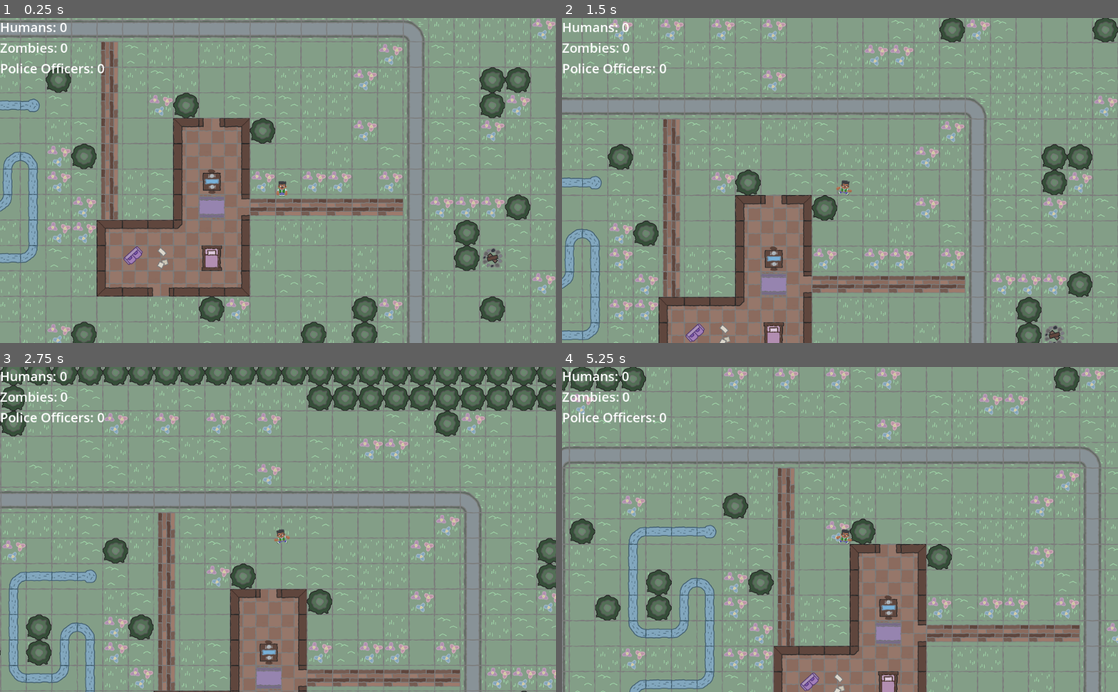
Above: before the commit, frames 1-4 (two rows, left to right).
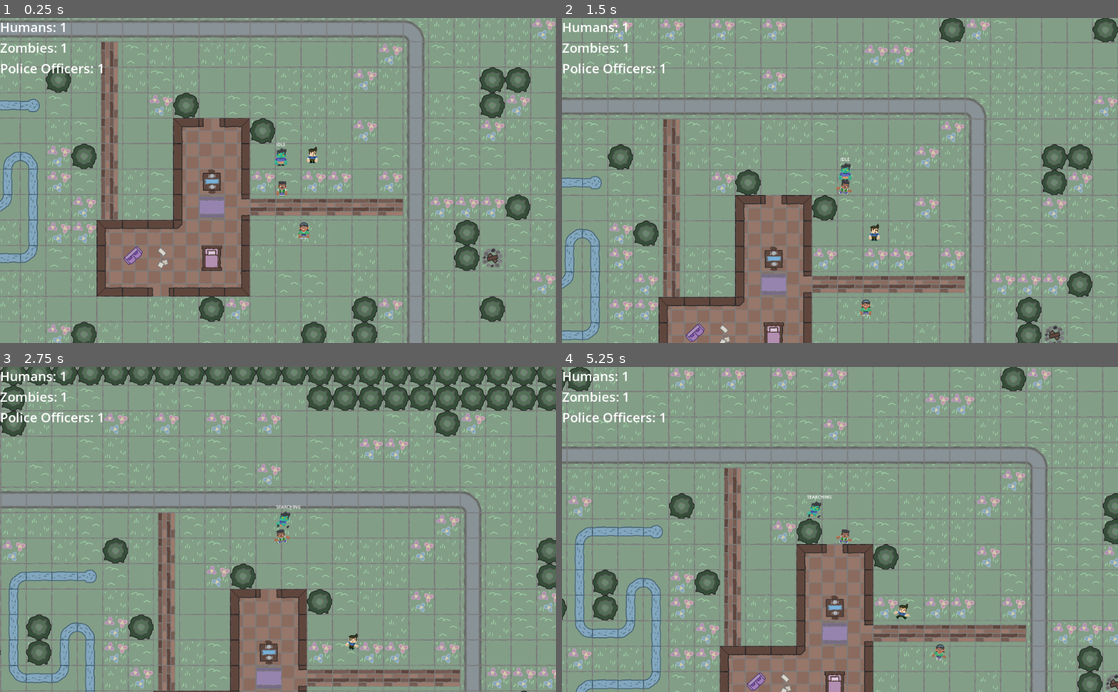
Above: after the commit, the same moments.

Repository: padraik/JamSepticEye
Game: Godot game, scene res://scenes/main.tscn
Same seed, same stepped clock (60 frames per second), same inputs: the game is played once before the commit and once after it.
Inputs:
- Up to frame 1 (0.25 s): no input
- Up to frame 2 (1.5 s): tap Enter (ui_accept) at 0.5, 0.77 s; hold W (move_up) from 0.53 s (still down)
- Up to frame 3 (2.75 s): tap Enter (ui_accept) at 1.52 s; release W (move_up) at 2.03 s; hold A (move_left) from 2.03 s (still down)
- Up to frame 4 (5.25 s): tap Enter (ui_accept) at 3.02, 3.77, 4.52 s; release A (move_left) at 3.53 s; hold S (move_down) 3.53-4.28 s; hold D (move_right) 4.28-5.03 s; hold W (move_up) from 5.03 s (still down)

The runs differ from the first frame. In frame 1, 0.3% of the frame differs, in the area x 10-58%, y 1-68%; in frame 2, 0.3%; in frame 3, 0.3%; in frame 4, 35%, in the area x 0-100%, y 0-100%.

Commit message:
Added Character Sprites

Diff:
--- a/scenes/human.tscn
+++ b/scenes/human.tscn
@@ -1,26 +1,87 @@
-[gd_scene load_steps=5 format=3 uid="uid://d1c2b3a4e5f6"]
+[gd_scene load_steps=12 format=3 uid="uid://d1c2b3a4e5f6"]
 
-[ext_resource type="Script" path="res://scripts/human.gd" id="1_ghijk"]
-[ext_resource type="Texture2D" path="res://icon.svg" id="2_lmnop"]
+[ext_resource type="Script" uid="uid://c4s8sg4f7vsw1" path="res://scripts/human.gd" id="1_ghijk"]
+[ext_resource type="Texture2D" uid="uid://cpd245bqvf4o4" path="res://assets/human-1-spritesheet.png" id="2_human_sprite"]
+
+[sub_resource type="AtlasTexture" id="AtlasTexture_cwf78"]
+atlas = ExtResource("2_human_sprite")
+region = Rect2(96, 128, 96, 128)
+
+[sub_resource type="AtlasTexture" id="AtlasTexture_4otcn"]
+atlas = ExtResource("2_human_sprite")
+region = Rect2(768, 512, 96, 128)
+
+[sub_resource type="AtlasTexture" id="AtlasTexture_idle1"]
+atlas = ExtResource("2_human_sprite")
+region = Rect2(0, 0, 96, 128)
+
+[sub_resource type="AtlasTexture" id="AtlasTexture_mayv3"]
+atlas = ExtResource("2_human_sprite")
+region = Rect2(576, 256, 96, 128)
+
+[sub_resource type="AtlasTexture" id="AtlasTexture_denma"]
+atlas = ExtResource("2_human_sprite")
+region = Rect2(672, 256, 96, 128)
+
+[sub_resource type="AtlasTexture" id="AtlasTexture_c7jhf"]
+atlas = ExtResource("2_human_sprite")
+region = Rect2(768, 256, 96, 128)
+
+[sub_resource type="SpriteFrames" id="SpriteFrames_human"]
+animations = [{
+"frames": [{
+"duration": 1.0,
+"texture": SubResource("AtlasTexture_cwf78")
+}, {
+"duration": 1.0,
+"texture": SubResource("AtlasTexture_4otcn")
+}],
+"loop": false,
+"name": &"die",
+"speed": 1.0
+}, {
+"frames": [{
+"duration": 1.0,
+"texture": SubResource("AtlasTexture_idle1")
+}],
+"loop": true,
+"name": &"idle",
+"speed": 8.0
+}, {
+"frames": [{
+"duration": 1.0,
+"texture": SubResource("AtlasTexture_mayv3")
+}, {
+"duration": 1.0,
+"texture": SubResource("AtlasTexture_denma")
+}, {
+"duration": 1.0,
+"texture": SubResource("AtlasTexture_c7jhf")
+}],
+"loop": true,
+"name": &"run",
+"speed": 12.0
+}]
 
 [sub_resource type="CapsuleShape2D" id="CapsuleShape2D_67890"]
-radius = 29.0
-height = 64.0
+radius = 25.0
+height = 72.0
 
 [sub_resource type="CircleShape2D" id="CircleShape2D_pqrst"]
-radius = 150.0
+radius = 58.0
 
 [node name="Human" type="CharacterBody2D"]
-collision_layer = 1
 collision_mask = 7
 script = ExtResource("1_ghijk")
 
-[node name="Sprite2D" type="Sprite2D" parent="."]
-scale = Vector2(0.5, 0.5)
-modulate = Color(0.5, 0.5, 1, 1)
-texture = ExtResource("2_lmnop")
+[node name="AnimatedSprite2D" type="AnimatedSprite2D" parent="."]
+position = Vector2(-5.9604645e-07, 0.333336)
+scale = Vector2(0.6458333, 0.6458334)
+sprite_frames = SubResource("SpriteFrames_human")
+animation = &"run"
 
 [node name="CollisionShape2D" type="CollisionShape2D" parent="."]
+position = Vector2(0, 11)
 shape = SubResource("CapsuleShape2D_67890")
 
 [node name="DetectionArea" type="Area2D" parent="."]
@@ -28,6 +89,7 @@
 collision_mask = 2
 
 [node name="CollisionShape2D" type="CollisionShape2D" parent="DetectionArea"]
+position = Vector2(0, 10)
 shape = SubResource("CircleShape2D_pqrst")
 
 [node name="WanderTimer" type="Timer" parent="."]
--- a/scenes/main.tscn
+++ b/scenes/main.tscn
@@ -1,9 +1,12 @@
-[gd_scene load_steps=5 format=4 uid="uid://cgrg8a0vj8vfg"]
+[gd_scene load_steps=8 format=4 uid="uid://cgrg8a0vj8vfg"]
 
 [ext_resource type="Script" uid="uid://vtavtyu6dmbn" path="res://scripts/main.gd" id="1_jg0ve"]
 [ext_resource type="PackedScene" uid="uid://b5w5d0f6v7q0h" path="res://scenes/player.tscn" id="2_abcde"]
 [ext_resource type="TileSet" uid="uid://cvqa3a3e4wh1b" path="res://assets/complete_tileset.tres" id="3_jyhfs"]
+[ext_resource type="PackedScene" uid="uid://b6oqvjg3p0k2v" path="res://scenes/police_officer.tscn" id="5_tbgi4"]
 [ext_resource type="PackedScene" path="res://scenes/ui.tscn" id="6_abcde"]
+[ext_resource type="PackedScene" uid="uid://c6g25npt406j7" path="res://scenes/zombie.tscn" id="6_tefeu"]
+[ext_resource type="PackedScene" uid="uid://d1c2b3a4e5f6" path="res://scenes/human.tscn" id="7_o6xl0"]
 
 [node name="Main" type="Node2D"]
 script = ExtResource("1_jg0ve")
@@ -26,7 +29,18 @@
 
 [node name="Player" parent="." instance=ExtResource("2_abcde")]
 position = Vector2(855, 324)
+collision_mask = 1
 
 [node name="GameUI" type="CanvasLayer" parent="."]
 
 [node name="HUD" parent="GameUI" instance=ExtResource("6_abcde")]
+
+[node name="PoliceOfficer" parent="." instance=ExtResource("5_tbgi4")]
+position = Vector2(982, 226)
+
+[node name="Zombie" parent="." instance=ExtResource("6_tefeu")]
+position = Vector2(866, 229)
+collision_mask = 1
+
+[node name="Human" parent="." instance=ExtResource("7_o6xl0")]
+position = Vector2(950, 498)
--- a/scenes/police_officer.tscn
+++ b/scenes/police_officer.tscn
@@ -1,157 +1,60 @@
-[gd_scene load_steps=25 format=3 uid="uid://b6oqvjg3p0k2v"]
+[gd_scene load_steps=13 format=3 uid="uid://b6oqvjg3p0k2v"]
 
 [ext_resource type="Script" uid="uid://cu7xi0mgq8rib" path="res://scripts/police_officer.gd" id="1_ghijk"]
-[ext_resource type="Texture2D" uid="uid://c3police_sprite" path="res://assets/police-spritesheet.png" id="2_police_sprite"]
+[ext_resource type="Texture2D" uid="uid://7fskbmllqx7m" path="res://assets/police-spritesheet.png" id="2_police_sprite"]
+
+[sub_resource type="AtlasTexture" id="AtlasTexture_lxqex"]
+atlas = ExtResource("2_police_sprite")
+region = Rect2(480, 384, 96, 128)
+
+[sub_resource type="AtlasTexture" id="AtlasTexture_rignx"]
+atlas = ExtResource("2_police_sprite")
+region = Rect2(384, 384, 96, 128)
+
+[sub_resource type="AtlasTexture" id="AtlasTexture_fbn0j"]
+atlas = ExtResource("2_police_sprite")
+region = Rect2(768, 512, 96, 128)
 
 [sub_resource type="AtlasTexture" id="AtlasTexture_idle1"]
 atlas = ExtResource("2_police_sprite")
 region = Rect2(0, 0, 96, 128)
 
-[sub_resource type="AtlasTexture" id="AtlasTexture_idle2"]
+[sub_resource type="AtlasTexture" id="AtlasTexture_2hyfe"]
 atlas = ExtResource("2_police_sprite")
-region = Rect2(96, 0, 96, 128)
+region = Rect2(576, 256, 96, 128)
 
-[sub_resource type="AtlasTexture" id="AtlasTexture_idle3"]
+[sub_resource type="AtlasTexture" id="AtlasTexture_gf217"]
 atlas = ExtResource("2_police_sprite")
-region = Rect2(192, 0, 96, 128)
+region = Rect2(672, 256, 96, 128)
 
-[sub_resource type="AtlasTexture" id="AtlasTexture_idle4"]
+[sub_resource type="AtlasTexture" id="AtlasTexture_4228i"]
 atlas = ExtResource("2_police_sprite")
-region = Rect2(288, 0, 96, 128)
-
-[sub_resource type="AtlasTexture" id="AtlasTexture_idle5"]
-atlas = ExtResource("2_police_sprite")
-region = Rect2(384, 0, 96, 128)
-
-[sub_resource type="AtlasTexture" id="AtlasTexture_idle6"]
-atlas = ExtResource("2_police_sprite")
-region = Rect2(480, 0, 96, 128)
-
-[sub_resource type="AtlasTexture" id="AtlasTexture_idle7"]
-atlas = ExtResource("2_police_sprite")
-region = Rect2(576, 0, 96, 128)
-
-[sub_resource type="AtlasTexture" id="AtlasTexture_idle8"]
-atlas = ExtResource("2_police_sprite")
-region = Rect2(672, 0, 96, 128)
-
-[sub_resource type="AtlasTexture" id="AtlasTexture_idle9"]
-atlas = ExtResource("2_police_sprite")
-region = Rect2(768, 0, 96, 128)
-
-[sub_resource type="AtlasTexture" id="AtlasTexture_run1"]
-atlas = ExtResource("2_police_sprite")
-region = Rect2(0, 128, 96, 128)
-
-[sub_resource type="AtlasTexture" id="AtlasTexture_run2"]
-atlas = ExtResource("2_police_sprite")
-region = Rect2(96, 128, 96, 128)
-
-[sub_resource type="AtlasTexture" id="AtlasTexture_run3"]
-atlas = ExtResource("2_police_sprite")
-region = Rect2(192, 128, 96, 128)
-
-[sub_resource type="AtlasTexture" id="AtlasTexture_run4"]
-atlas = ExtResource("2_police_sprite")
-region = Rect2(288, 128, 96, 128)
-
-[sub_resource type="AtlasTexture" id="AtlasTexture_run5"]
-atlas = ExtResource("2_police_sprite")
-region = Rect2(384, 128, 96, 128)
-
-[sub_resource type="AtlasTexture" id="AtlasTexture_run6"]
-atlas = ExtResource("2_police_sprite")
-region = Rect2(480, 128, 96, 128)
-
-[sub_resource type="AtlasTexture" id="AtlasTexture_run7"]
-atlas = ExtResource("2_police_sprite")
-region = Rect2(576, 128, 96, 128)
-
-[sub_resource type="AtlasTexture" id="AtlasTexture_run8"]
-atlas = ExtResource("2_police_sprite")
-region = Rect2(672, 128, 96, 128)
-
-[sub_resource type="AtlasTexture" id="AtlasTexture_run9"]
-atlas = ExtResource("2_police_sprite")
-region = Rect2(768, 128, 96, 128)
-
-[sub_resource type="AtlasTexture" id="AtlasTexture_stab1"]
-atlas = ExtResource("2_police_sprite")
-region = Rect2(0, 256, 96, 128)
-
-[sub_resource type="AtlasTexture" id="AtlasTexture_stab2"]
-atlas = ExtResource("2_police_sprite")
-region = Rect2(96, 256, 96, 128)
-
-[sub_resource type="AtlasTexture" id="AtlasTexture_stab3"]
-atlas = ExtResource("2_police_sprite")
-region = Rect2(192, 256, 96, 128)
-
-[sub_resource type="AtlasTexture" id="AtlasTexture_stab4"]
-atlas = ExtResource("2_police_sprite")
-region = Rect2(288, 256, 96, 128)
-
-[sub_resource type="AtlasTexture" id="AtlasTexture_die1"]
-atlas = ExtResource("2_police_sprite")
-region = Rect2(0, 384, 96, 128)
-
-[sub_resource type="AtlasTexture" id="AtlasTexture_die2"]
-atlas = ExtResource("2_police_sprite")
-region = Rect2(96, 384, 96, 128)
-
-[sub_resource type="AtlasTexture" id="AtlasTexture_die3"]
-atlas = ExtResource("2_police_sprite")
-region = Rect2(192, 384, 96, 128)
-
-[sub_resource type="AtlasTexture" id="AtlasTexture_die4"]
-atlas = ExtResource("2_police_sprite")
-region = Rect2(288, 384, 96, 128)
-
-[sub_resource type="AtlasTexture" id="AtlasTexture_sneak1"]
-atlas = ExtResource("2_police_sprite")
-region = Rect2(0, 512, 96, 128)
-
-[sub_resource type="AtlasTexture" id="AtlasTexture_sneak2"]
-atlas = ExtResource("2_police_sprite")
-region = Rect2(96, 512, 96, 128)
-
-[sub_resource type="AtlasTexture" id="AtlasTexture_sneak3"]
-atlas = ExtResource("2_police_sprite")
-region = Rect2(192, 512, 96, 128)
-
-[sub_resource type="AtlasTexture" id="AtlasTexture_sneak4"]
-atlas = ExtResource("2_police_sprite")
-region = Rect2(288, 512, 96, 128)
+region = Rect2(768, 256, 96, 128)
 
 [sub_resource type="SpriteFrames" id="SpriteFrames_police"]
 animations = [{
 "frames": [{
 "duration": 1.0,
-"texture": SubResource("AtlasTexture_idle1")
+"texture": SubResource("AtlasTexture_lxqex")
+}],
+"loop": false,
+"name": &"attack",
+"speed": 0.1
+}, {
+"frames": [{
+"duration": 1.0,
+"texture": SubResource("AtlasTexture_rignx")
 }, {
 "duration": 1.0,
-"texture": SubResource("AtlasTexture_idle2")
+"texture": SubResource("AtlasTexture_fbn0j")
+}],
+"loop": false,
+"name": &"die",
+"speed": 1.0
 }, {
+"frames": [{
 "duration": 1.0,
-"texture": SubResource("AtlasTexture_idle3")
-}, {
-"duration": 1.0,
-"texture": SubResource("AtlasTexture_idle4")
-}, {
-"duration": 1.0,
-"texture": SubResource("AtlasTexture_idle5")
-}, {
-"duration": 1.0,
-"texture": SubResource("AtlasTexture_idle6")
-}, {
-"duration": 1.0,
-"texture": SubResource("AtlasTexture_idle7")
-}, {
-"duration": 1.0,
-"texture": SubResource("AtlasTexture_idle8")
-}, {
-"duration": 1.0,
-"texture": SubResource("AtlasTexture_idle9")
+"texture": SubResource("AtlasTexture_idle1")
 }],
 "loop": true,
 "name": &"idle",
@@ -159,106 +62,38 @@
 }, {
 "frames": [{
 "duration": 1.0,
-"texture": SubResource("AtlasTexture_run1")
+"texture": SubResource("AtlasTexture_2hyfe")
 }, {
 "duration": 1.0,
-"texture": SubResource("AtlasTexture_run2")
+"texture": SubResource("AtlasTexture_gf217")
 }, {
 "duration": 1.0,
-"texture": SubResource("AtlasTexture_run3")
-}, {
-"duration": 1.0,
-"texture": SubResource("AtlasTexture_run4")
-}, {
-"duration": 1.0,
-"texture": SubResource("AtlasTexture_run5")
-}, {
-"duration": 1.0,
-"texture": SubResource("AtlasTexture_run6")
-}, {
-"duration": 1.0,
-"texture": SubResource("AtlasTexture_run7")
-}, {
-"duration": 1.0,
-"texture": SubResource("AtlasTexture_run8")
-}, {
-"duration": 1.0,
-"texture": SubResource("AtlasTexture_run9")
+"texture": SubResource("AtlasTexture_4228i")
 }],
 "loop": true,
 "name": &"run",
 "speed": 12.0
-}, {
-"frames": [{
-"duration": 1.0,
-"texture": SubResource("AtlasTexture_stab1")
-}, {
-"duration": 1.0,
-"texture": SubResource("AtlasTexture_stab2")
-}, {
-"duration": 1.0,
-"texture": SubResource("AtlasTexture_stab3")
-}, {
-"duration": 1.0,
-"texture": SubResource("AtlasTexture_stab4")
-}],
-"loop": false,
-"name": &"stab",
-"speed": 0.1
-}, {
-"frames": [{
-"duration": 1.0,
-"texture": SubResource("AtlasTexture_die1")
-}, {
-"duration": 1.0,
-"texture": SubResource("AtlasTexture_die2")
-}, {
-"duration": 1.0,
-"texture": SubResource("AtlasTexture_die3")
-}, {
-"duration": 1.0,
-"texture": SubResource("AtlasTexture_die4")
-}],
-"loop": false,
-"name": &"die",
-"speed": 1.0
-}, {
-"frames": [{
-"duration": 1.0,
-"texture": SubResource("AtlasTexture_sneak1")
-}, {
-"duration": 1.0,
-"texture": SubResource("AtlasTexture_sneak2")
-}, {
-"duration": 1.0,
-"texture": SubResource("AtlasTexture_sneak3")
-}, {
-"duration": 1.0,
-"texture": SubResource("AtlasTexture_sneak4")
-}],
-"loop": false,
-"name": &"sneak",
-"speed": 1.0
 }]
 
 [sub_resource type="CapsuleShape2D" id="CapsuleShape2D_67890"]
-radius = 29.0
-height = 64.0
+radius = 30.0
+height = 74.0
 
 [sub_resource type="CircleShape2D" id="CircleShape2D_pqrst"]
-radius = 300.0
+radius = 53.0
 
 [node name="PoliceOfficer" type="CharacterBody2D"]
 collision_mask = 7
 script = ExtResource("1_ghijk")
 
 [node name="AnimatedSprite2D" type="AnimatedSprite2D" parent="."]
-modulate = Color(0.5, 1, 0.5, 1)
-scale = Vector2(0.5, 0.5)
+position = Vector2(-0.5, -3)
+scale = Vector2(0.59375, 0.59375)
 sprite_frames = SubResource("SpriteFrames_police")
 animation = &"idle"
 
 [node name="CollisionShape2D" type="CollisionShape2D" parent="."]
+position = Vector2(0, 6)
 shape = SubResource("CapsuleShape2D_67890")
 
 [node name="DetectionArea" type="Area2D" parent="."]
@@ -266,6 +101,7 @@
 collision_mask = 2
 
 [node name="CollisionShape2D" type="CollisionShape2D" parent="DetectionArea"]
+position = Vector2(0, 5)
 shape = SubResource("CircleShape2D_pqrst")
 
 [node name="WanderTimer" type="Timer" parent="."]
--- a/scenes/zombie.tscn
+++ b/scenes/zombie.tscn
@@ -1,14 +1,86 @@
-[gd_scene load_steps=5 format=3 uid="uid://c6g25npt406j7"]
+[gd_scene load_steps=13 format=3 uid="uid://c6g25npt406j7"]
 
-[ext_resource type="Script" path="res://scripts/zombie.gd" id="1_abcde"]
-[ext_resource type="PackedScene" uid="uid://dttkygji4k64b" path="res://scenes/zombie_animator.tscn" id="2_fghij"]
+[ext_resource type="Script" uid="uid://1rs8i58skwki" path="res://scripts/zombie.gd" id="1_abcde"]
+[ext_resource type="Texture2D" uid="uid://c3ebpkos8j6ml" path="res://assets/zombie-spritesheet.png" id="2_zombie_sprite"]
+
+[sub_resource type="AtlasTexture" id="AtlasTexture_httt1"]
+atlas = ExtResource("2_zombie_sprite")
+region = Rect2(384, 256, 96, 128)
+
+[sub_resource type="AtlasTexture" id="AtlasTexture_xepks"]
+atlas = ExtResource("2_zombie_sprite")
+region = Rect2(384, 384, 96, 128)
+
+[sub_resource type="AtlasTexture" id="AtlasTexture_4gx57"]
+atlas = ExtResource("2_zombie_sprite")
+region = Rect2(768, 512, 96, 128)
+
+[sub_resource type="AtlasTexture" id="AtlasTexture_idle1"]
+atlas = ExtResource("2_zombie_sprite")
+region = Rect2(0, 0, 96, 128)
+
+[sub_resource type="AtlasTexture" id="AtlasTexture_ycv6i"]
+atlas = ExtResource("2_zombie_sprite")
+region = Rect2(576, 256, 96, 128)
+
+[sub_resource type="AtlasTexture" id="AtlasTexture_pjjxt"]
+atlas = ExtResource("2_zombie_sprite")
+region = Rect2(672, 256, 96, 128)
+
+[sub_resource type="AtlasTexture" id="AtlasTexture_7pfmu"]
+atlas = ExtResource("2_zombie_sprite")
+region = Rect2(768, 256, 96, 128)
+
+[sub_resource type="SpriteFrames" id="SpriteFrames_zombie"]
+animations = [{
+"frames": [{
+"duration": 1.0,
+"texture": SubResource("AtlasTexture_httt1")
+}],
+"loop": false,
+"name": &"attack",
+"speed": 0.1
+}, {
+"frames": [{
+"duration": 1.0,
+"texture": SubResource("AtlasTexture_xepks")
+}, {
+"duration": 1.0,
+"texture": SubResource("AtlasTexture_4gx57")
+}],
+"loop": false,
+"name": &"die",
+"speed": 1.0
+}, {
+"frames": [{
+"duration": 1.0,
+"texture": SubResource("AtlasTexture_idle1")
+}],
+"loop": true,
+"name": &"idle",
+"speed": 8.0
+}, {
+"frames": [{
+"duration": 1.0,
+"texture": SubResource("AtlasTexture_ycv6i")
+}, {
+"duration": 1.0,
+"texture": SubResource("AtlasTexture_pjjxt")
+}, {
+"duration": 1.0,
+"texture": SubResource("AtlasTexture_7pfmu")
+}],
+"loop": true,
+"name": &"run",
+"speed": 12.0
+}]
 
 [sub_resource type="CapsuleShape2D" id="CapsuleShape2D_12345"]
-radius = 29.0
-height = 64.0
+radius = 28.0
+height = 74.0
 
 [sub_resource type="CircleShape2D" id="CircleShape2D_44556"]
-radius = 400.0
+radius = 71.00704
 
 [node name="Zombie" type="CharacterBody2D"]
 collision_layer = 2
@@ -23,16 +95,21 @@
 text = "IDLE"
 horizontal_alignment = 1
 
-[node name="ZombieAnimator" parent="." instance=ExtResource("2_fghij")]
+[node name="AnimatedSprite2D" type="AnimatedSprite2D" parent="."]
+position = Vector2(2.0861626e-06, -1.014931)
+scale = Vector2(0.7083334, 0.65811574)
+sprite_frames = SubResource("SpriteFrames_zombie")
+animation = &"attack"
 
 [node name="CollisionShape2D" type="CollisionShape2D" parent="."]
+position = Vector2(0, 7)
 shape = SubResource("CapsuleShape2D_12345")
 
 [node name="DetectionArea" type="Area2D" parent="."]
 collision_layer = 0
-collision_mask = 1
 
 [node name="CollisionShape2D" type="CollisionShape2D" parent="DetectionArea"]
+position = Vector2(0, 6)
 shape = SubResource("CircleShape2D_44556")
 
 [node name="WanderTimer" type="Timer" parent="."]
--- a/scripts/human.gd
+++ b/scripts/human.gd
@@ -3,6 +3,7 @@
 const FLEEING = 3
 
 var flee_target = null
+@onready var animated_sprite = $AnimatedSprite2D
 
 func _ready():
 	super()
@@ -28,6 +29,9 @@
 	else:
 		super(delta)
 
+	# Update animations
+	_update_animation()
+
 func _scan_for_targets():
 	var bodies = $DetectionArea.get_overlapping_bodies()
 	for body in bodies:
@@ -43,3 +47,22 @@
 	state = IDLE
 	flee_target = null
 	_start_idle_timer()
+
+func _update_animation():
+	# Handle animations based on state and movement
+	if state == FLEEING:
+		# When fleeing, always play run animation
+		if animated_sprite.animation != "run":
+			animated_sprite.play("run")
+	elif state == WANDER and velocity.length() > 0:
+		# When wandering and moving, play run animation
+		if animated_sprite.animation != "run":
+			animated_sprite.play("run")
+	elif state == IDLE:
+		# When idle, play idle animation
+		if animated_sprite.animation != "idle":
+			animated_sprite.play("idle")
+	elif state == INFECTED:
+		# When infected, play die animation
+		if animated_sprite.animation != "die":
+			animated_sprite.play("die")
--- a/scripts/police_officer.gd
+++ b/scripts/police_officer.gd
@@ -21,7 +21,7 @@
 		move_and_slide()
 		# Play attack animation when firing
 		if is_instance_valid(kill_target) and can_fire:
-			animated_sprite.play("stab")
+			animated_sprite.play("attack")
 		else:
 			animated_sprite.play("idle")
 
--- a/scripts/zombie.gd
+++ b/scripts/zombie.gd
@@ -5,7 +5,7 @@
 
 enum State { IDLE, SEARCHING, CHASING, DOWN }
 
-@onready var animator = $ZombieAnimator
+@onready var animated_sprite = $AnimatedSprite2D
 @onready var state_label = $StateLabel
 
 var state = State.IDLE:
@@ -13,8 +13,7 @@
 		if state == new_state:
 			return
 		state = new_state
-		if animator:
-			animator.update_animation(state)
+		_update_animation()
 		if state_label:
 			state_label.text = State.keys()[new_state].to_upper()
 
@@ -60,6 +59,9 @@
 		State.DOWN:
 			velocity = Vector2.ZERO
 			move_and_slide()
+
+	# Update movement animations
+	_update_movement_animation()
 
 func _pick_new_wander_destination():
 	var random_offset = Vector2(randf_range(-wander_range, wander_range), randf_range(-wander_range, wander_range))
@@ -120,3 +122,28 @@
 	query.exclude = [self]
 	var result = space_state.intersect_ray(query)
 	return result.is_empty()
+
+func _update_animation():
+	# Handle state-based animations
+	match state:
+		State.IDLE:
+			if animated_sprite.animation != "idle":
+				animated_sprite.play("idle")
+		State.SEARCHING:
+			if animated_sprite.animation != "run":
+				animated_sprite.play("run")
+		State.CHASING:
+			if animated_sprite.animation != "run":
+				animated_sprite.play("run")
+		State.DOWN:
+			if animated_sprite.animation != "die":
+				animated_sprite.play("die")
+
+func _update_movement_animation():
+	# Handle movement-based animations (override state animations when moving)
+	if velocity.length() > 0 and state != State.DOWN:
+		if animated_sprite.animation != "run":
+			animated_sprite.play("run")
+	elif state == State.IDLE and velocity.length() == 0:
+		if animated_sprite.animation != "idle":
+			animated_sprite.play("idle")
Binary file added: assets/human-1-spritesheet.png
Not shown, added: assets/human-1-spritesheet.png.import
Binary file changed: assets/police-spritesheet.png
Not shown, added: assets/police-spritesheet.png.import
Binary file added: assets/zombie-spritesheet.png
Not shown, added: assets/zombie-spritesheet.png.import
Not shown: 1 places in scenes/human.tscn that only renumber resources
